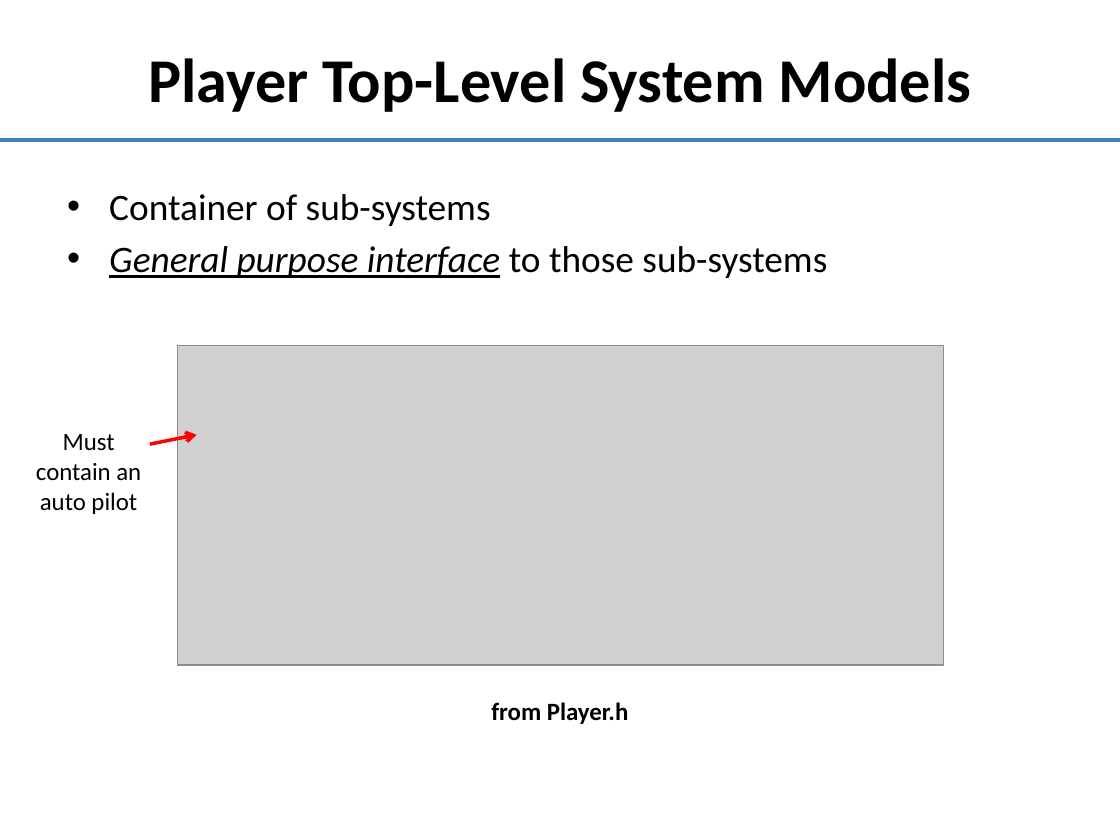
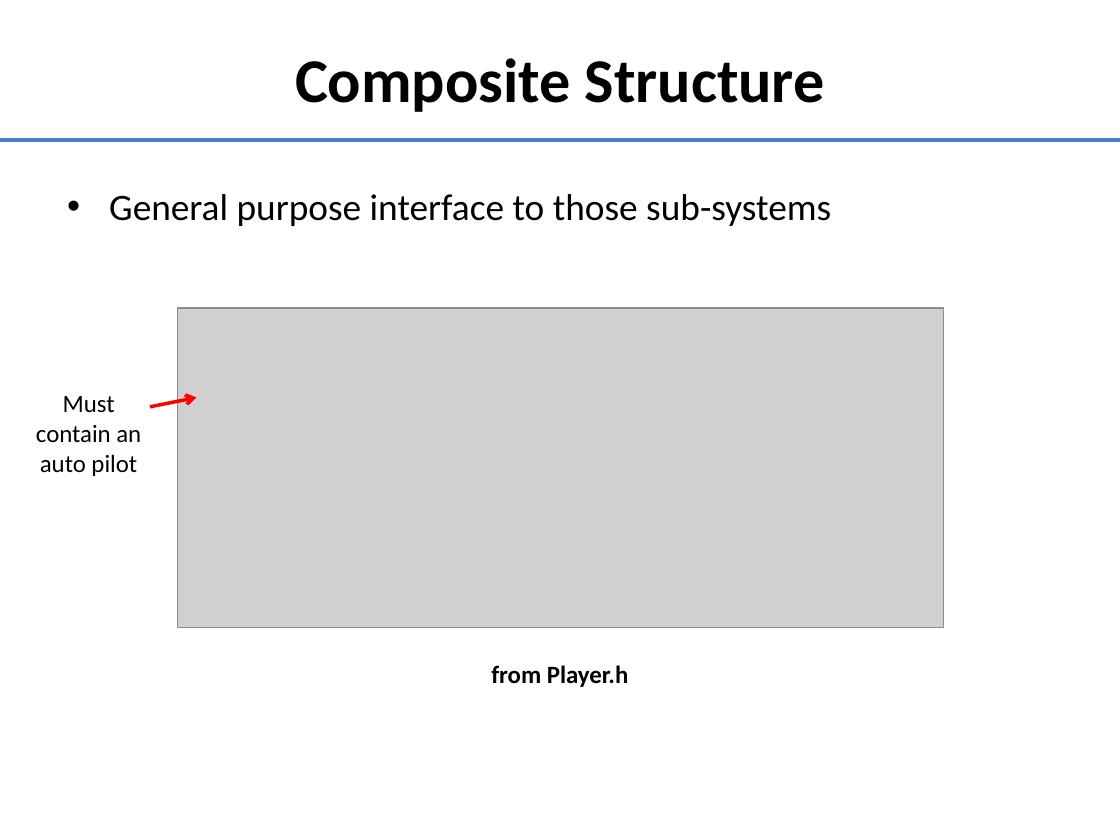
Before and after one commit to doughodson/OpenEaagles, a slide deck: slide 17 of doc/umlDiagrams/player-control-logic.pptx (slide 14 before the commit). Drawn at 1120x840 pixels with LibreOffice and Linux fonts; fonts in the diff are those of the drawing; grey boxes stand for pictures. Boxes give left, top, right and bottom in pixels: in the first picture for what was removed or moved away, otherwise in the second. Text is boxed around its words. In the diff, an @@ line names an element or a change of style, - is before the commit and + after.

```diff
--- a/doc/umlDiagrams/player-control-logic.pptx
+++ b/doc/umlDiagrams/player-control-logic.pptx
@@ title at (295, 58, 825, 112): text changed @@
-Player Top-Level System Models
+Composite Structure
@@ text "General purpose interface to those ..." at (109, 194, 831, 226): italic off, underline off in "General purpose interface" @@
@@ text at (109, 194, 491, 226): paragraph removed @@
-• Container of sub-systems
@@ 1 picture, 1 text, 1 arrow: place and size @@
-1 picture, 1 text, 1 arrow at (36, 345, 943, 664)
+1 picture, 1 text, 1 arrow at (36, 308, 943, 627)
@@ text "from Player.h": place and size @@
-text "from Player.h" at (491, 702, 629, 724)
+text "from Player.h" at (491, 665, 629, 687)
```
Also in this commit, not shown: 11 other slides changed, 5 slides added, 1 other file.
